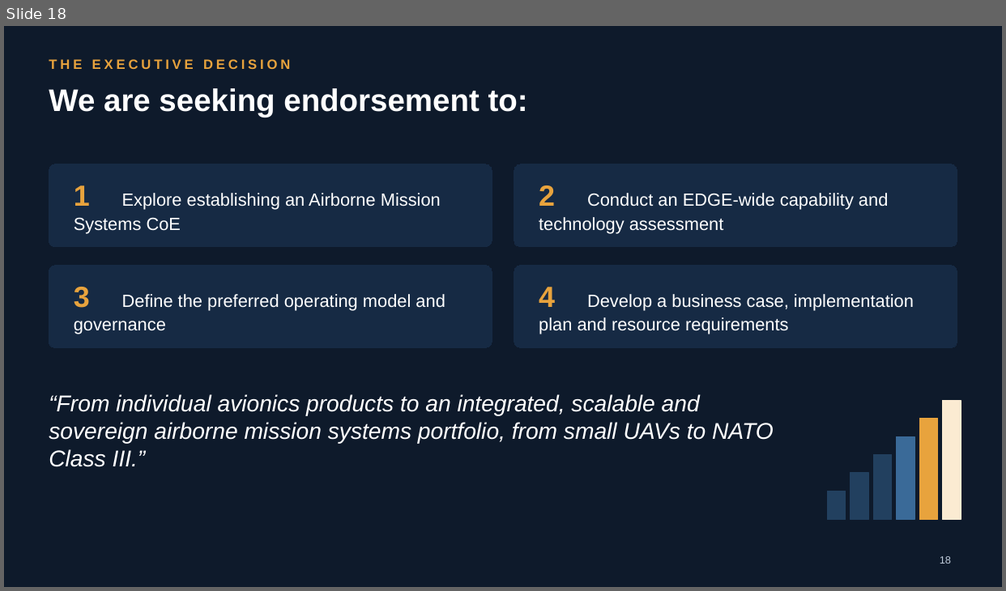
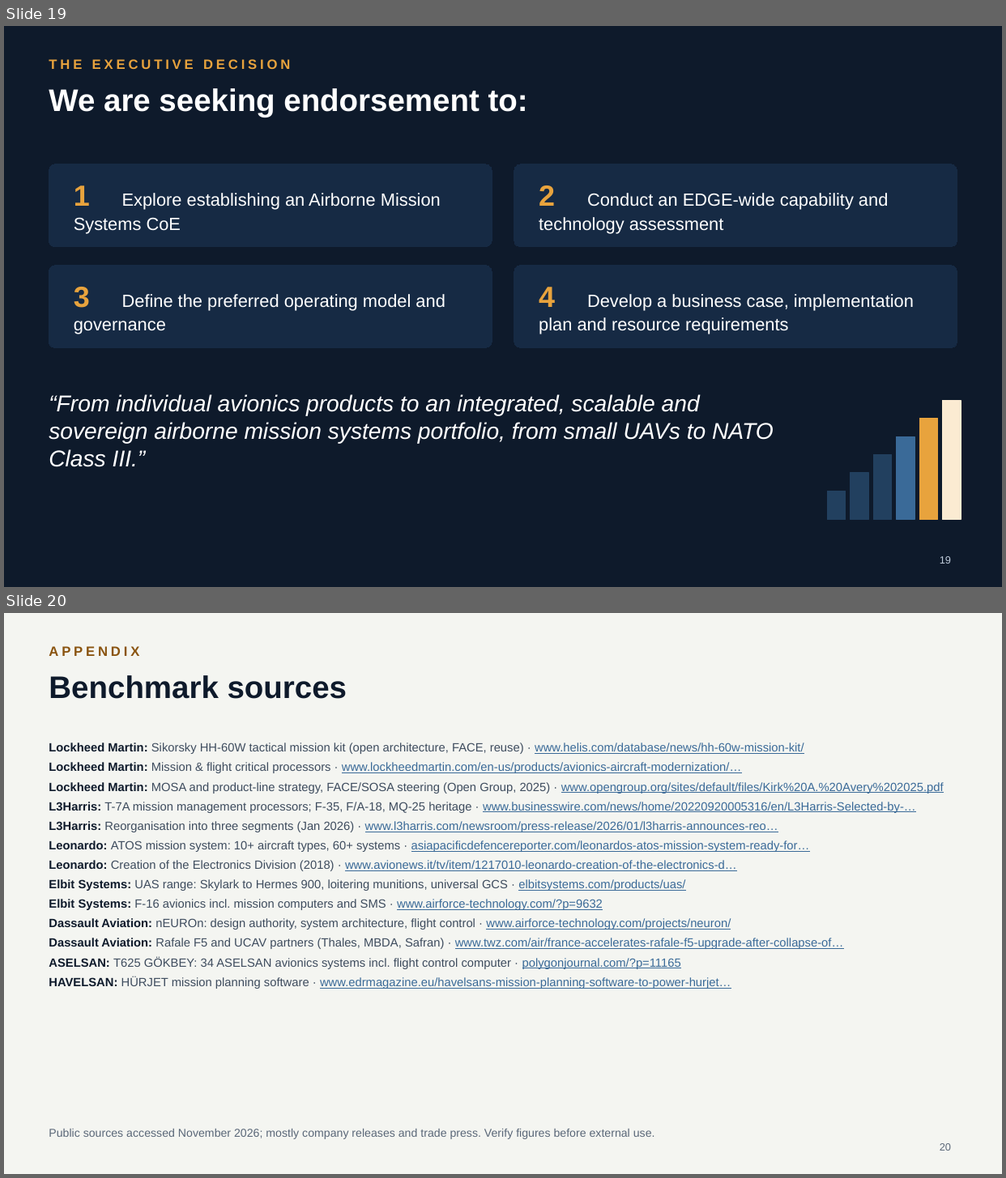
Before and after one commit to mmasabi/AIRepo, a slide deck: Avionics_CoE_Presentation.pptx. Shown one above the other, each under a label of ours: slide 18 before the commit, slides 19 and 20 after it. The pictures are 1006x591 and 1006x1178 pixels, drawn with LibreOffice and Linux fonts; fonts in the diff are those of the drawing. Boxes give left, top, right and bottom in pixels: in the first picture for what was removed or moved away, otherwise in the second. Text is boxed around its words. In the diff, an @@ line names an element or a change of style, - is before the commit and + after.

```diff
--- a/Avionics_CoE_Presentation.pptx
+++ b/Avionics_CoE_Presentation.pptx
@@ slide 20 added at <box>4,613,1002,1174</box>, background #F4F5F1 @@
@@ text added at <box>49,646,139,656</box>, 13 pt, text #8A5410, bold @@
+APPENDIX
@@ title added at <box>49,675,347,699</box>, 30 pt, text #0E1A2B, bold @@
+Benchmark sources
@@ text added at <box>49,743,944,989</box>, 11.5 pt, text #3A6A98 @@
+Lockheed Martin: Sikorsky HH-60W tactical mission kit (open architecture, FACE, reuse) · www.helis.com/database/news/hh-60w-mission-kit/
+Lockheed Martin: Mission & flight critical processors · www.lockheedmartin.com/en-us/products/avionics-aircraft-modernization/…
+Lockheed Martin: MOSA and product-line strategy, FACE/SOSA steering (Open Group, 2025) · www.opengroup.org/sites/default/files/Kirk%20A.%20Avery%202025.pdf
+L3Harris: T-7A mission management processors; F-35, F/A-18, MQ-25 heritage · www.businesswire.com/news/home/20220920005316/en/L3Harris-Selected-by-…
+L3Harris: Reorganisation into three segments (Jan 2026) · www.l3harris.com/newsroom/press-release/2026/01/l3harris-announces-reo…
+Leonardo: ATOS mission system: 10+ aircraft types, 60+ systems · asiapacificdefencereporter.com/leonardos-atos-mission-system-ready-for…
+Leonardo: Creation of the Electronics Division (2018) · www.avionews.it/tv/item/1217010-leonardo-creation-of-the-electronics-d…
+Elbit Systems: UAS range: Skylark to Hermes 900, loitering munitions, universal GCS · elbitsystems.com/products/uas/
+Elbit Systems: F-16 avionics incl. mission computers and SMS · www.airforce-technology.com/?p=9632
+Dassault Aviation: nEUROn: design authority, system architecture, flight control · www.airforce-technology.com/projects/neuron/
+Dassault Aviation: Rafale F5 and UCAV partners (Thales, MBDA, Safran) · www.twz.com/air/france-accelerates-rafale-f5-upgrade-after-collapse-of…
+ASELSAN: T625 GÖKBEY: 34 ASELSAN avionics systems incl. flight control computer · polygonjournal.com/?p=11165
+HAVELSAN: HÜRJET mission planning software · www.edrmagazine.eu/havelsans-mission-planning-software-to-power-hurjet…
@@ text added at <box>49,1129,655,1139</box>, 11 pt, text #5A6778 @@
+Public sources accessed November 2026; mostly company releases and trade press. Verify figures before external use.
@@ page number added at <box>940,1144,951,1151</box>, 10 pt, text #5A6778 @@
+20
@@ what was slide 18 is now slide 19 @@
```
Also in this commit, not shown: 1 slide changed, 1 other slide added.
